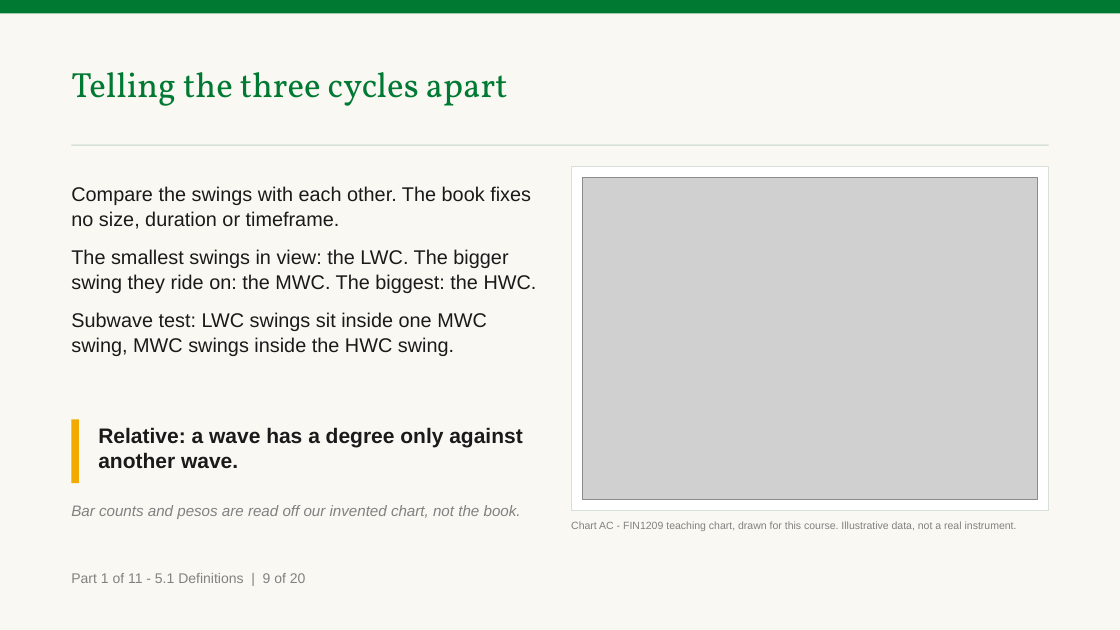
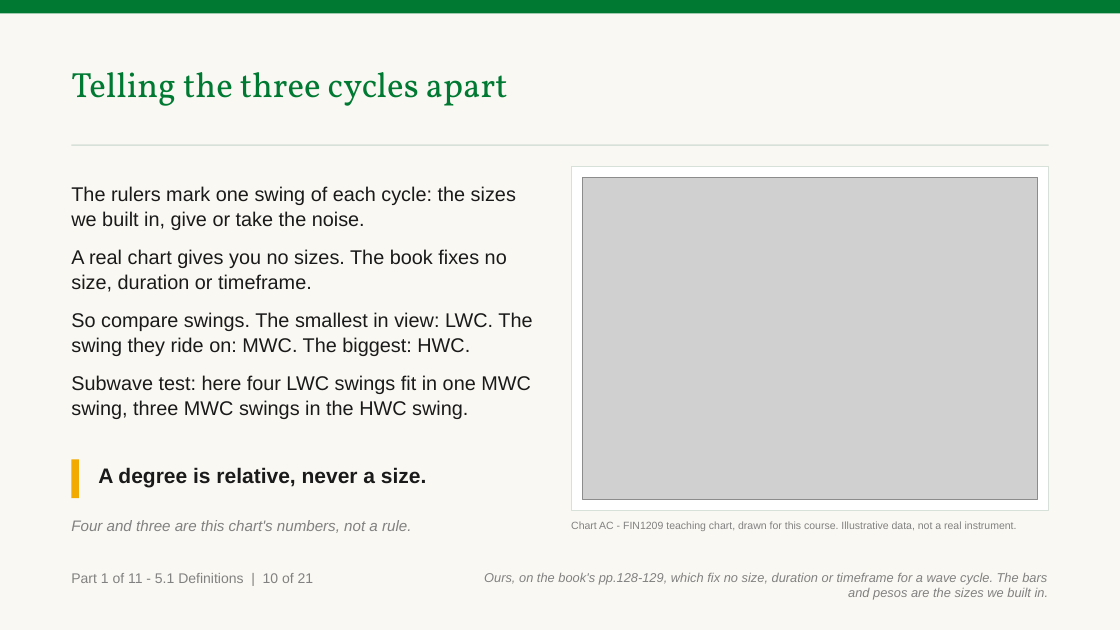
Before and after one commit to benjiesotelo-sudo/Telos_FIN1209, a slide deck: slide 15 of chapter-05/FIN1209-Chapter-05.pptx (slide 14 before the commit). Drawn at 1120x630 pixels with LibreOffice and Linux fonts; fonts in the diff are those of the drawing; grey boxes stand for pictures. Boxes give left, top, right and bottom in pixels: in the first picture for what was removed or moved away, otherwise in the second. Text is boxed around its words. In the diff, an @@ line names an element or a change of style, - is before the commit and + after.

Commit message:
Say where every Chapter 5 slide comes from, and how its invented price was built
The instructor asked how the swings on the wave charts were computed and
said the answer belonged on the slide. A new slide and Chart AJ show the
three waves the invented price is added up from, with the sizes and why
they were chosen; the two slides after it say how each line is drawn from
those waves and that a real chart carries no such numbers.

Every teaching slide now carries an origin line, bottom right: the book
page, the figure, whose the numbers are, and where the book gives no
reason, that it gives none. deckkit prints it from a new optional field;
Chapters 1 to 4 set none and rebuild byte identical.

TEMPLATE.md records the standing rule: nothing is stated without its
explanation.

```diff
--- a/chapter-05/FIN1209-Chapter-05.pptx
+++ b/chapter-05/FIN1209-Chapter-05.pptx
@@ text at (x1=71, y1=186, x2=532, y2=419): text changed @@
-Compare the swings with each other. The book fixes no size, duration or timeframe.
-The smallest swings in view: the LWC. The bigger swing they ride on: the MWC. The biggest: the HWC.
-Subwave test: LWC swings sit inside one MWC swing, MWC swings inside the HWC swing.
+The rulers mark one swing of each cycle: the sizes we built in, give or take the noise.
+A real chart gives you no sizes. The book fixes no size, duration or timeframe.
+So compare swings. The smallest in view: LWC. The swing they ride on: MWC. The biggest: HWC.
+Subwave test: here four LWC swings fit in one MWC swing, three MWC swings in the HWC swing.
@@ rectangle resized from (x1=71, y1=419, x2=79, y2=483) to (x1=71, y1=460, x2=79, y2=498) @@
@@ text at (x1=98, y1=467, x2=426, y2=488): text changed @@
-Relative: a wave has a degree only against another wave.
+A degree is relative, never a size.
@@ text at (x1=71, y1=520, x2=411, y2=533): text changed @@
-Bar counts and pesos are read off our invented chart, not the book.
+Four and three are this chart's numbers, not a rule.
@@ text at (x1=71, y1=573, x2=314, y2=583): text changed @@
-Part 1 of 11 - 5.1 Definitions | 9 of 20
+Part 1 of 11 - 5.1 Definitions | 10 of 21
@@ text added at (x1=484, y1=573, x2=1049, y2=600), 11 pt, text #818181, italic @@
+Ours, on the book's pp.128-129, which fix no size, duration or timeframe for a wave cycle. The bars and pesos are the sizes we built in.
```
Also in this commit, not shown: 103 other slides changed, 1 slide added, 6 other files.
